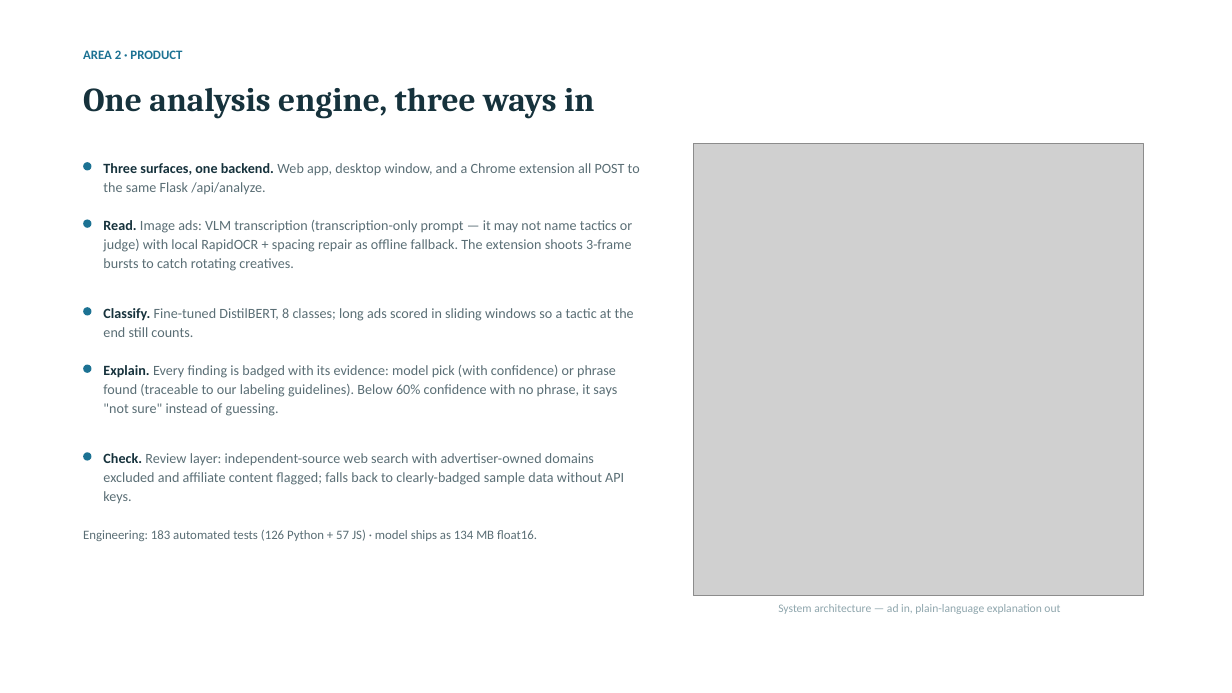
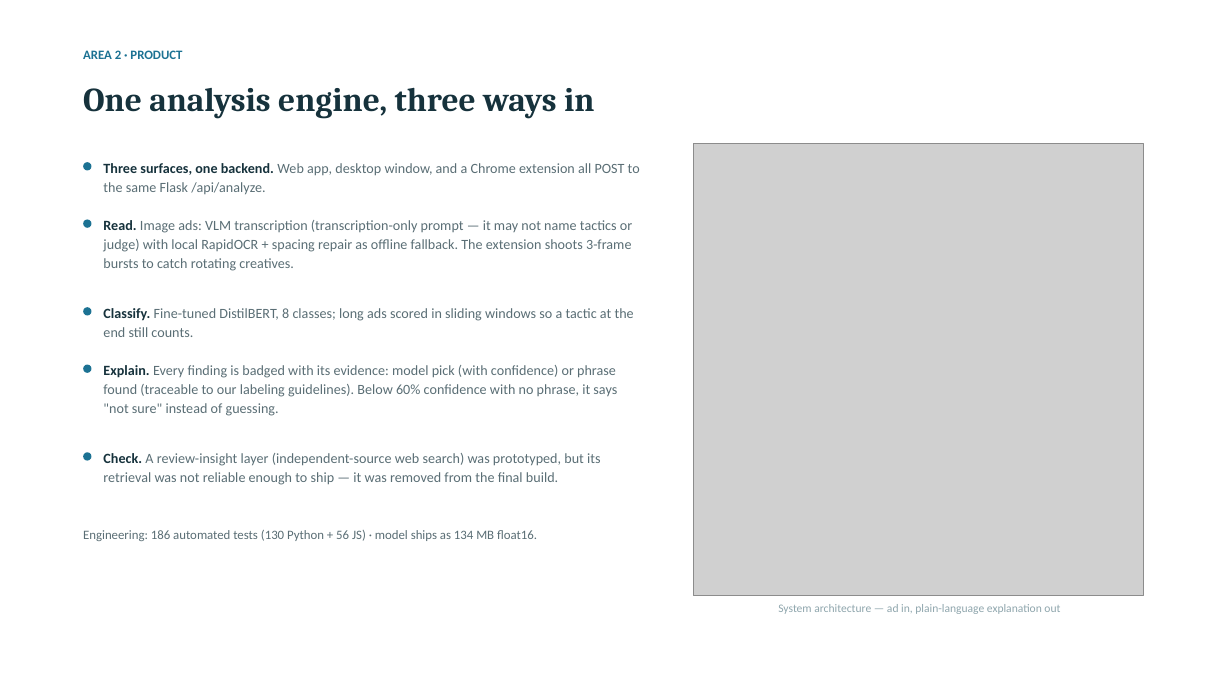
Before and after one commit to cpedrett-umd/Group-6-Final-Project, a slide deck: slide 3 of docs/AdInsight_Final_Presentation.pptx. Drawn at 1232x693 pixels with LibreOffice and Linux fonts; fonts in the diff are those of the drawing; grey boxes stand for pictures. Boxes give left, top, right and bottom in pixels: in the first picture for what was removed or moved away, otherwise in the second. Text is boxed around its words. In the diff, an @@ line names an element or a change of style, - is before the commit and + after.

```diff
--- a/docs/AdInsight_Final_Presentation.pptx
+++ b/docs/AdInsight_Final_Presentation.pptx
@@ text at (x1=103, y1=453, x2=601, y2=485): text changed @@
-Check. Review layer: independent-source web search with advertiser-owned domains excluded and affiliate content flagged; falls back to clearly-badged sample data without API keys.
+Check. A review-insight layer (independent-source web search) was prototyped, but its retrieval was not reliable enough to ship — it was removed from the final build.
@@ text at (x1=83, y1=530, x2=537, y2=541): text changed @@
-Engineering: 183 automated tests (126 Python + 57 JS) · model ships as 134 MB float16.
+Engineering: 186 automated tests (130 Python + 56 JS) · model ships as 134 MB float16.
```
Also in this commit, not shown: 3 other slides changed.
